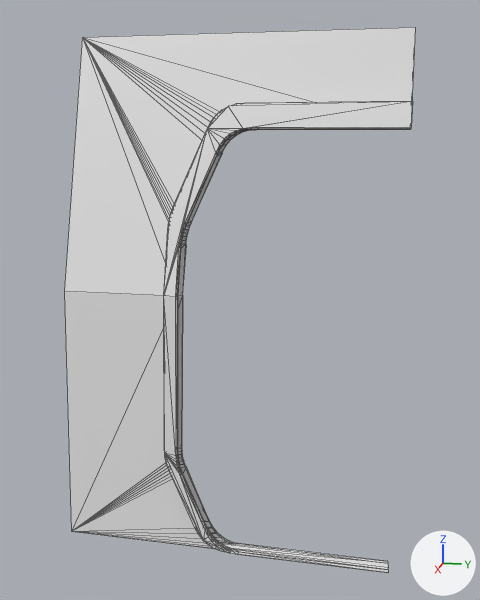
Before and after pictures for a commit that changed the FBX model Import/Module_Encadrement_Porte_Gauche.fbx.
One viewpoint serves both versions: a 50 mm lens placed at (13.54, -0.18, 2.48), pointed at (9.67, -0.96, 1.51). The lights are fixed; the arrows at lower right show +X, +Y and +Z. Mesh edges are drawn as thin lines. Where no turn or scale is listed for an object, it has been applied to the vertices.

Before the edit, the objects in view are built like this:
```python
me_mesh = bpy.data.meshes.new('Mesh')
me_mesh.from_pydata(...)  # 379 vertices, 614 faces; spans x 9.31..10.04, y -2.0..0.0, z -0.01..3.07
ob_object086 = bpy.data.objects.new('Object086', me_mesh)
ob_object086.location = (0.0, 0.0, 0.0)
```
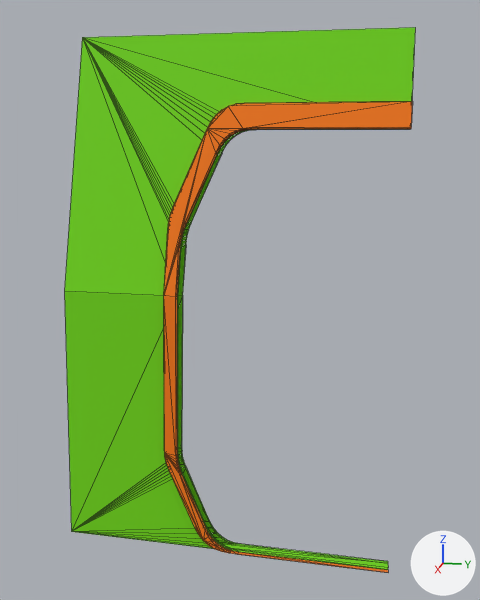
What the commit changed:
Material 'Material #43' (mat_material__43) is new.
Its base color is (0.91, 0.184, 0.0) (orange #f57700).
Its roughness is 0.859.
Material 'Material #42' (mat_material__42) is new.
Its base color is (0.153, 0.655, 0.0) (green #6dd400).
Its roughness is 0.859.
me_mesh has 379 vertices, 614 faces and spans x 9.31..10.04, y -2.0..0.0, z -0.01..3.07.
me_mesh is used by ob_object086; location (0.0, 0.0, 0.0).
me_mesh part 1: 428 of the faces centred in x 9.37..10.0, y -1.76..-0.01, z 0.0..2.89 switch from no material to mat_material__42 (green #6dd400).
me_mesh part 2: 95 of the faces centred in x 9.56..9.94, y -1.36..0.0, z 1.25..2.67 switch from no material to mat_material__43 (orange #f57700).
me_mesh part 3: 91 of the faces centred in x 9.94..10.04, y -1.36..0.0, z 0.0..0.95 switch from no material to mat_material__43 (orange #f57700).

Where the change shows, as pixel boxes [x1, y1, x2, y2] in the pictures (480 x 600 px):
part 1 of me_mesh, recoloured (white to green): [64, 27, 415, 570] in both
part 2 of me_mesh, recoloured (white to orange): [164, 101, 413, 453] in both
part 3 of me_mesh, recoloured (grey to orange): [164, 307, 388, 573] in both
